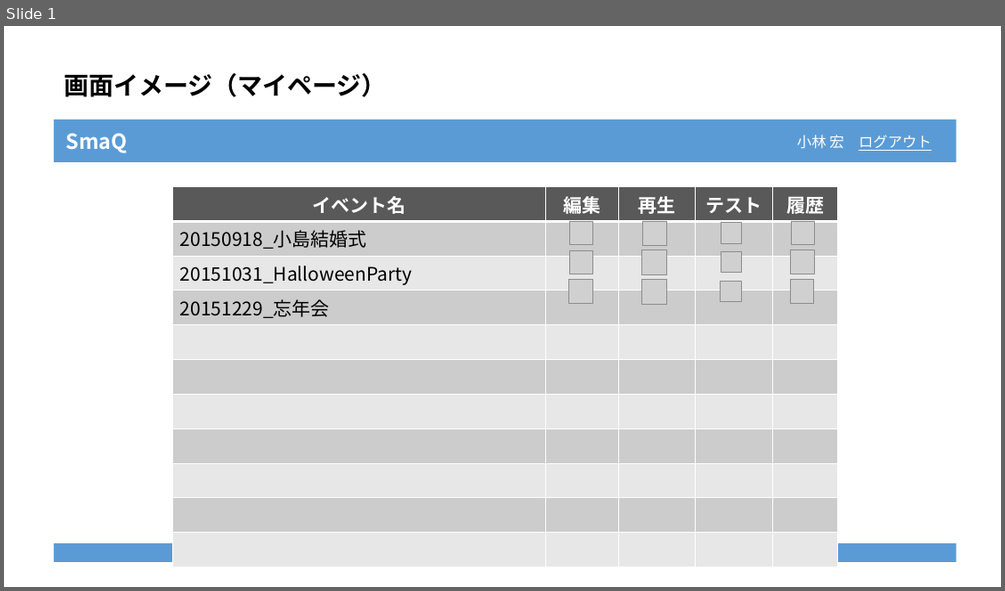
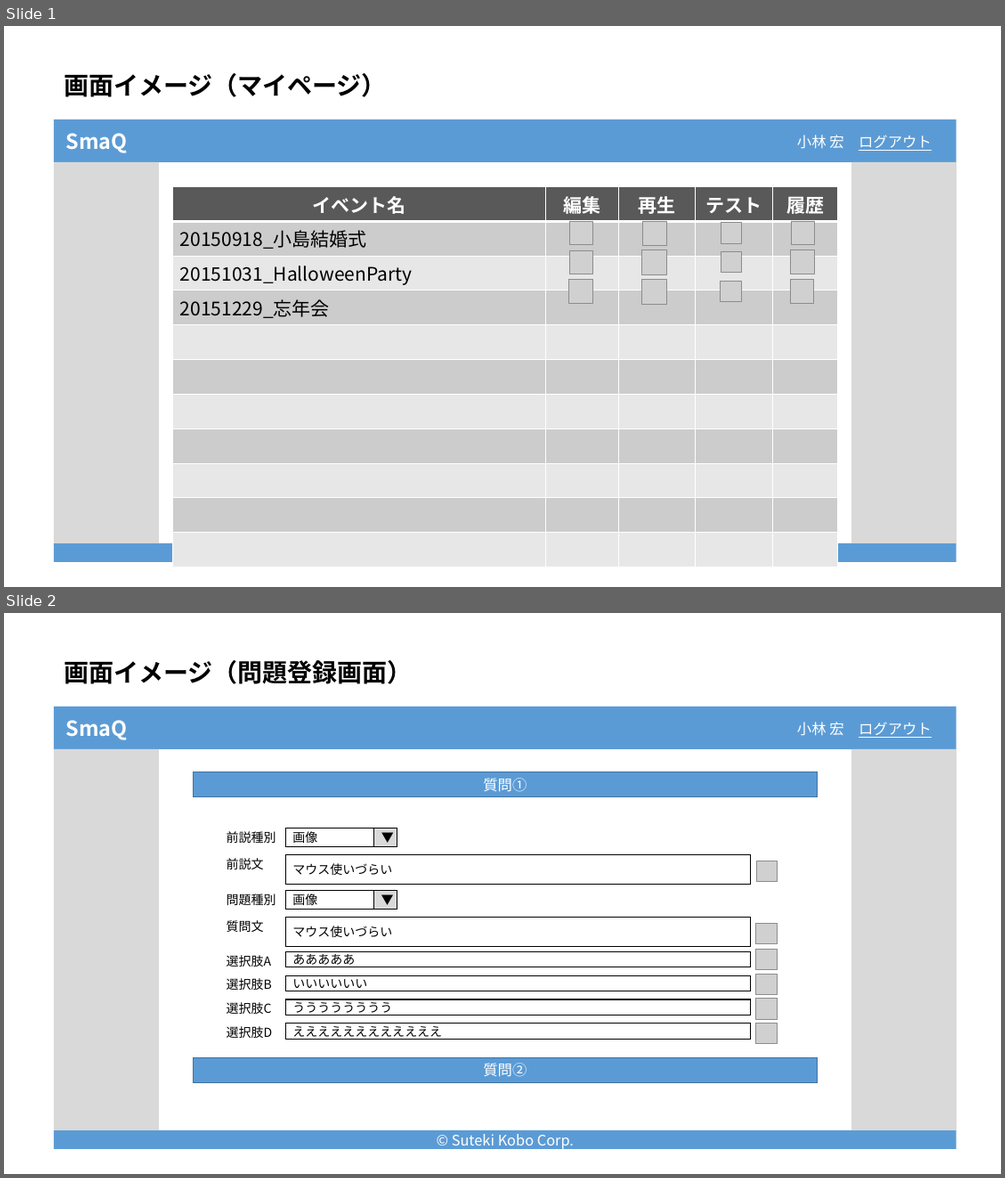
Before and after one commit to team405/ProjectAllStar, a slide deck: 01_doc/00_design/画面イメージ.pptx. Shown one above the other, each under a label of ours: slide 1 before the commit, slides 1 and 2 after it. The pictures are 1005x591 and 1005x1178 pixels, drawn with LibreOffice and Linux fonts; fonts in the diff are those of the drawing; grey boxes stand for pictures. Boxes give left, top, right and bottom in pixels: in the first picture for what was removed or moved away, otherwise in the second. Text is boxed around its words. In the diff, an @@ line names an element or a change of style, - is before the commit and + after.

Commit message:
201509192111
画面イメージを追加

```diff
--- a/01_doc/00_design/画面イメージ.pptx
+++ b/01_doc/00_design/画面イメージ.pptx
@@ slide 2 added at (4, 613, 1001, 1174), background #FFFFFF @@
@@ text added at (64, 660, 412, 684), 24 pt, text #000000, bold @@
+画面イメージ（問題登録画面）
@@ rectangle added at (54, 706, 956, 749), fill #5B9BD5, 20 pt, text #FFFFFF, bold @@
+SmaQ
@@ text added at (797, 722, 931, 738), 14 pt, text #FFFFFF, underline @@
+小林 宏 ログアウト
@@ rectangle added at (54, 749, 159, 1130), fill #D9D9D9 @@
@@ rectangle added at (194, 771, 817, 796), fill #5B9BD5, outline #43739E 1 pt, 14 pt, text #FFFFFF @@
+質問①
@@ rectangle added at (851, 749, 956, 1130), fill #D9D9D9 @@
@@ text added at (226, 831, 276, 843), 12 pt, text #000000 @@
+前説種別
@@ rectangle added at (285, 828, 373, 847), fill #FFFFFF, outline #000000 1 pt, 12 pt, text #000000 @@
+画像
@@ rectangle added at (374, 827, 397, 846), fill #D9D9D9, outline #000000 1 pt, 12 pt, text #000000 @@
+▼
@@ text added at (226, 858, 264, 869), 12 pt, text #000000 @@
+前説文
@@ rectangle added at (285, 855, 751, 884), fill #FFFFFF, outline #000000 1 pt, 12 pt, text #000000 @@
+マウス使いづらい
@@ picture added at (756, 860, 777, 882) @@
@@ text added at (226, 893, 276, 905), 12 pt, text #000000 @@
+問題種別
@@ rectangle added at (285, 891, 373, 909), fill #FFFFFF, outline #000000 1 pt, 12 pt, text #000000 @@
+画像
@@ rectangle added at (373, 891, 396, 909), fill #D9D9D9, outline #000000 1 pt, 12 pt, text #000000 @@
+▼
@@ text added at (226, 920, 264, 932), 12 pt, text #000000 @@
+質問文
@@ rectangle added at (285, 917, 751, 947), fill #FFFFFF, outline #000000 1 pt, 12 pt, text #000000 @@
+マウス使いづらい
@@ picture added at (756, 924, 777, 944) @@
@@ text added at (226, 955, 272, 966), 12 pt, text #000000 @@
+選択肢A
@@ rectangle added at (285, 952, 751, 967), fill #FFFFFF, outline #000000 1 pt, 12 pt, text #000000 @@
+あああああ
@@ picture added at (756, 949, 777, 970) @@
@@ text added at (226, 978, 272, 989), 12 pt, text #000000 @@
+選択肢B
@@ rectangle added at (285, 976, 751, 991), fill #FFFFFF, outline #000000 1 pt, 12 pt, text #000000 @@
+いいいいいい
@@ picture added at (756, 974, 777, 995) @@
@@ text added at (226, 1002, 272, 1013), 12 pt, text #000000 @@
+選択肢C
@@ rectangle added at (285, 999, 751, 1015), fill #FFFFFF, outline #000000 1 pt, 12 pt, text #000000 @@
+うううううううう
@@ picture added at (756, 998, 777, 1019) @@
@@ text added at (226, 1026, 273, 1038), 12 pt, text #000000 @@
+選択肢D
@@ rectangle added at (285, 1023, 751, 1039), fill #FFFFFF, outline #000000 1 pt, 12 pt, text #000000 @@
+ええええええええええええ
@@ picture added at (756, 1022, 777, 1044) @@
@@ rectangle added at (194, 1057, 817, 1082), fill #5B9BD5, outline #43739E 1 pt, 14 pt, text #FFFFFF @@
+質問②
@@ rectangle added at (54, 1130, 956, 1149), fill #5B9BD5, 14 pt, text #FFFFFF @@
+© Suteki Kobo Corp.
@@ slide 1 changed as well @@
@@ rectangle added at (54, 162, 159, 543), fill #D9D9D9 @@
@@ rectangle added at (851, 162, 956, 543), fill #D9D9D9 @@
```
